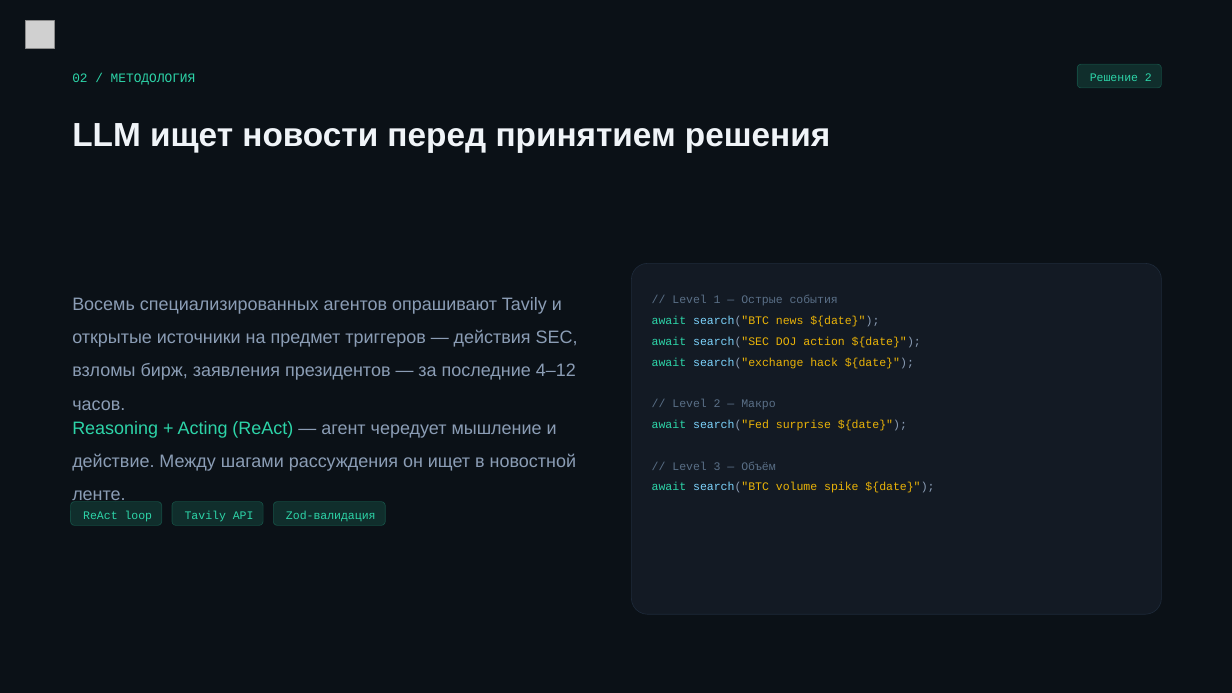
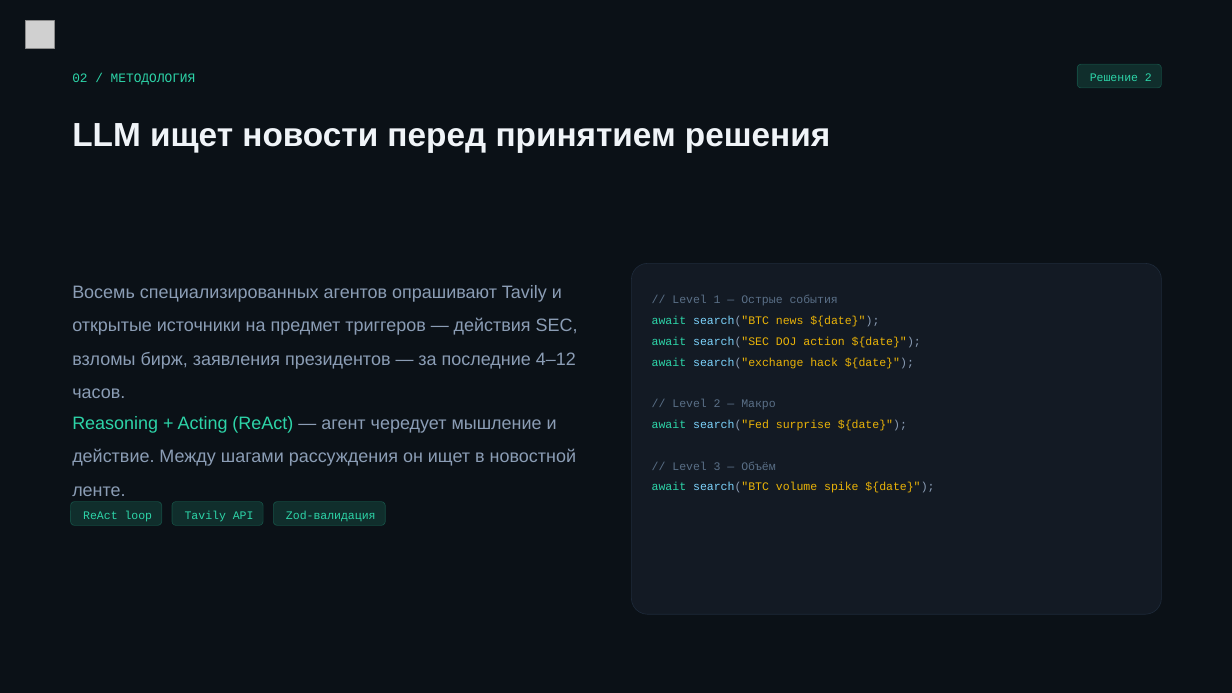
Before and after one commit to theonetrade/theonetrade, a slide deck: slide 6 of assets/theonetrade.pptx. Drawn at 1232x693 pixels with LibreOffice and Linux fonts; fonts in the diff are those of the drawing; grey boxes stand for pictures. Boxes give left, top, right and bottom in pixels: in the first picture for what was removed or moved away, otherwise in the second. Text is boxed around its words. In the diff, an @@ line names an element or a change of style, - is before the commit and + after.

```diff
--- a/assets/theonetrade.pptx
+++ b/assets/theonetrade.pptx
@@ text "Восемь специализированных агентов опрашивают Tavily ...": place and size @@
-text "Восемь специализированных агентов опрашивают Tavily ..." at box(72, 297, 578, 380)
+text "Восемь специализированных агентов опрашивают Tavily ..." at box(72, 285, 578, 369)
@@ text "Reasoning + Acting (ReAct) — ..." rewrapped from box(72, 421, 576, 500) to box(72, 416, 576, 466) @@
```
Also in this commit, not shown: 3 other slides changed, 1 other file.
